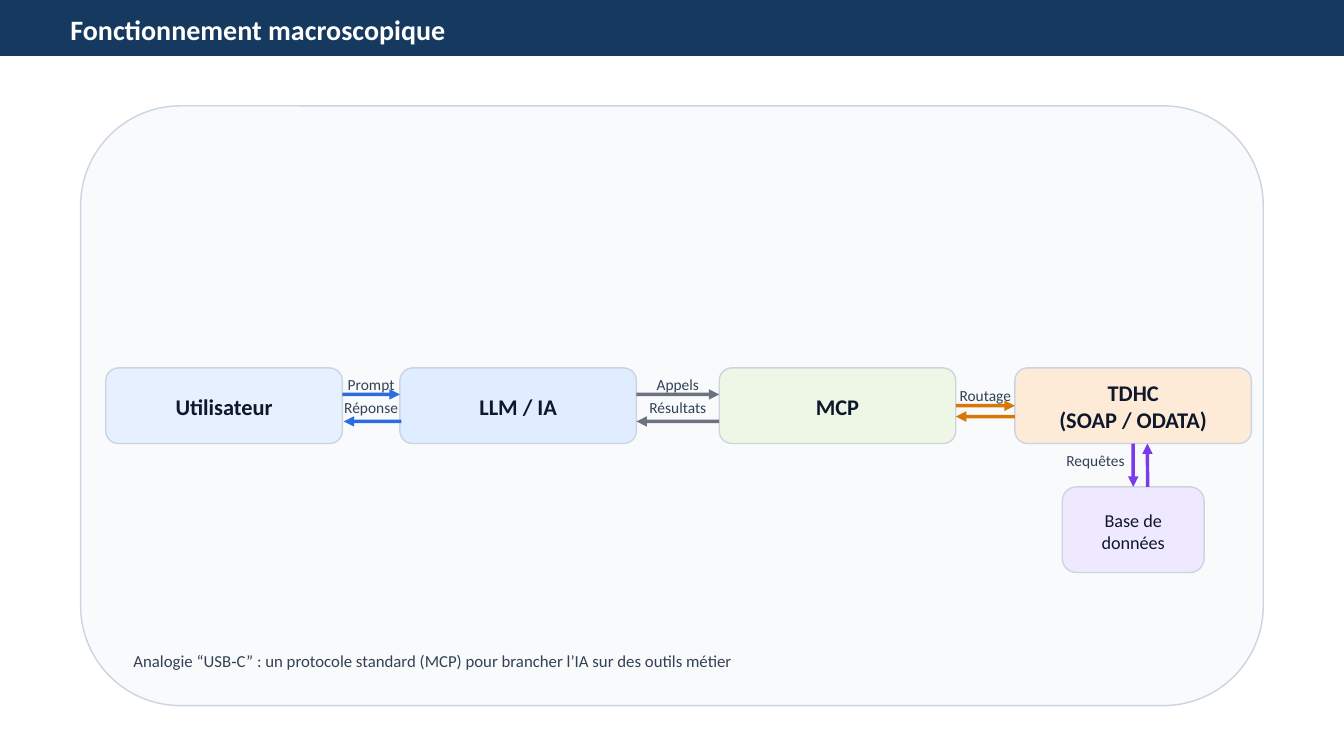
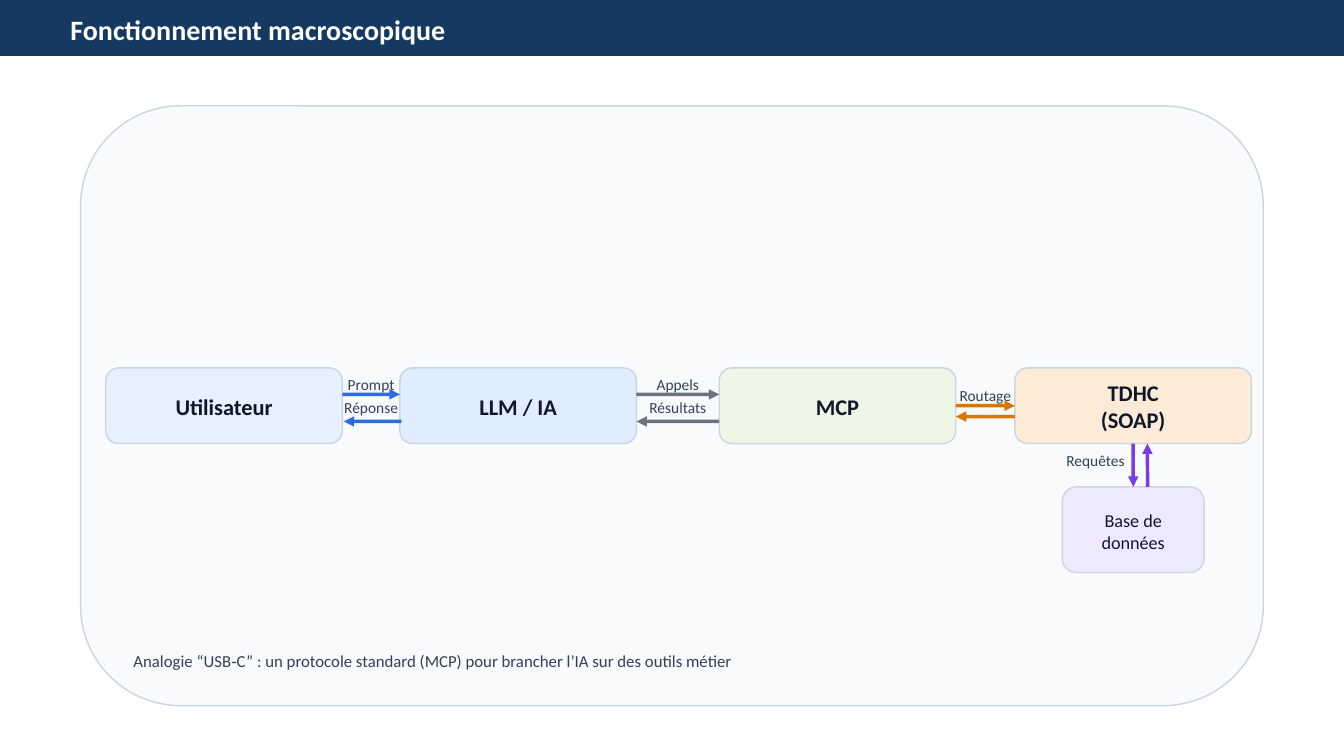
Before and after one commit to acoudene/TDMCP, a slide deck: slide 8 of TDHC/Resources/TDHC_IA_MCP_TDHC.pptx. Drawn at 1344x756 pixels with LibreOffice and Linux fonts; fonts in the diff are those of the drawing. Boxes give left, top, right and bottom in pixels: in the first picture for what was removed or moved away, otherwise in the second. Text is boxed around its words. In the diff, an @@ line names an element or a change of style, - is before the commit and + after.

Commit message:
Update powerpoint

```diff
--- a/TDHC/Resources/TDHC_IA_MCP_TDHC.pptx
+++ b/TDHC/Resources/TDHC_IA_MCP_TDHC.pptx
@@ text at (1101, 411, 1166, 431): text changed @@
-(SOAP / ODATA)
+(SOAP)
```
Also in this commit, not shown: 1 slide added, 1 other file.
